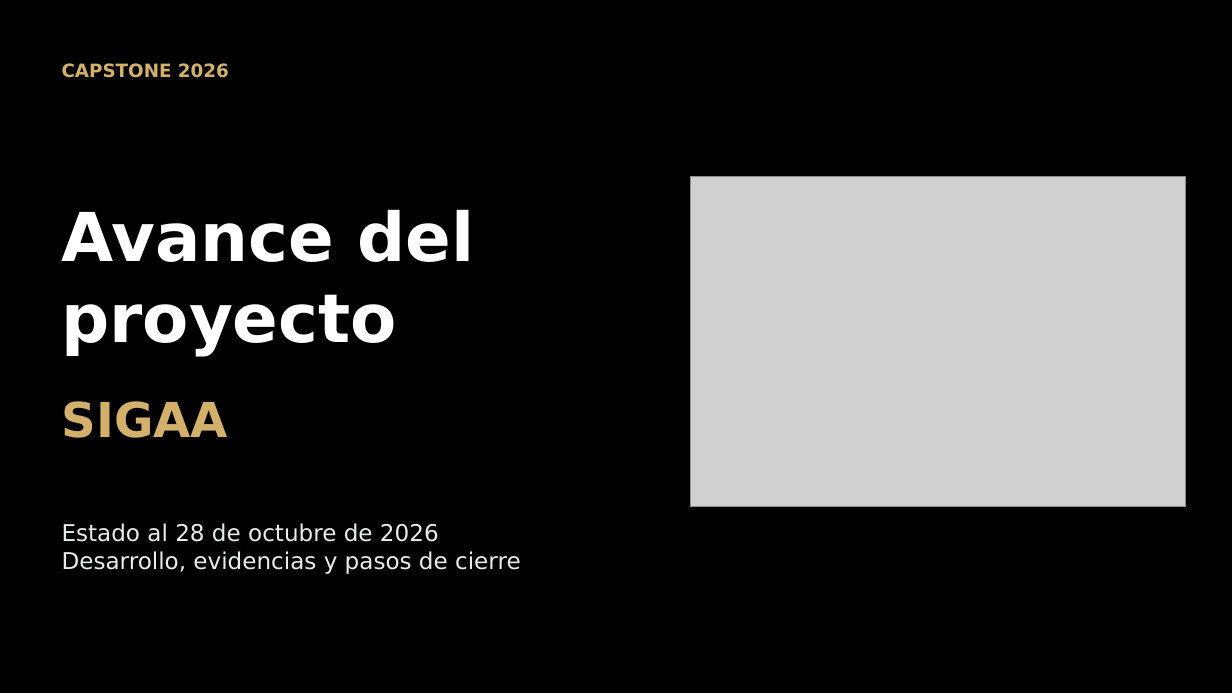
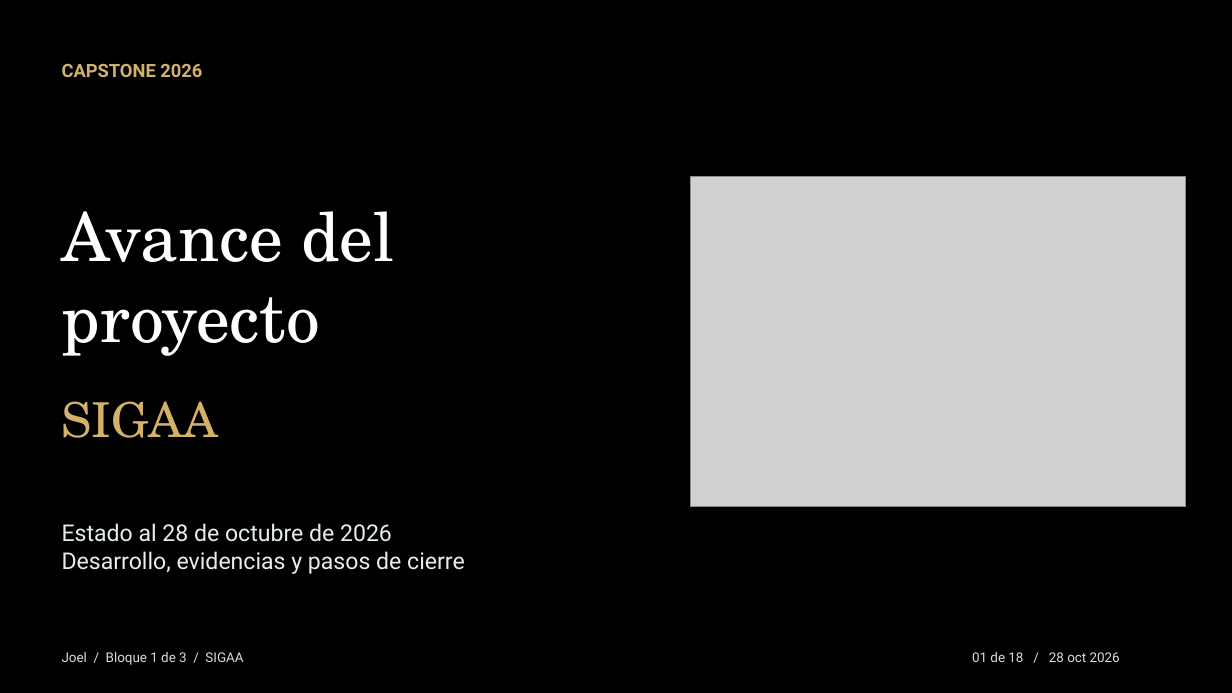
Before and after one commit to joellopez775/SIGAA-Capstone-2026, a slide deck: slide 1 of Fase 2/Evidencias Proyecto/SIGAA/output/presentaciones/Avance del proyecto SIGAA.pptx. Drawn at 1232x693 pixels with LibreOffice and Linux fonts; fonts in the diff are those of the drawing; grey boxes stand for pictures. Boxes give left, top, right and bottom in pixels: in the first picture for what was removed or moved away, otherwise in the second. Text is boxed around its words. In the diff, an @@ line names an element or a change of style, - is before the commit and + after.

```diff
--- a/Fase 2/Evidencias Proyecto/SIGAA/output/presentaciones/Avance del proyecto SIGAA.pptx
+++ b/Fase 2/Evidencias Proyecto/SIGAA/output/presentaciones/Avance del proyecto SIGAA.pptx
@@ text "CAPSTONE 2026" at box(62, 64, 202, 77): font DejaVu Sans to Roboto @@
@@ text "Avance del" at box(62, 211, 394, 356): font DejaVu Sans to TeX Gyre Schola, bold off @@
@@ text "SIGAA" at box(62, 401, 219, 438): font DejaVu Sans to TeX Gyre Schola, bold off @@
@@ text "Estado al 28 de octubre ..." at box(62, 523, 465, 574): font DejaVu Sans to Roboto @@
@@ text added at box(62, 652, 243, 665), 10.5 pt, text #D3E0D7 @@
+Joel / Bloque 1 de 3 / SIGAA
@@ text added at box(972, 652, 1120, 662), 10.5 pt, text #D3E0D7 @@
+01 de 18 / 28 oct 2026
```
Also in this commit, not shown: 15 other slides changed, 2 slides added, 11 other files.
